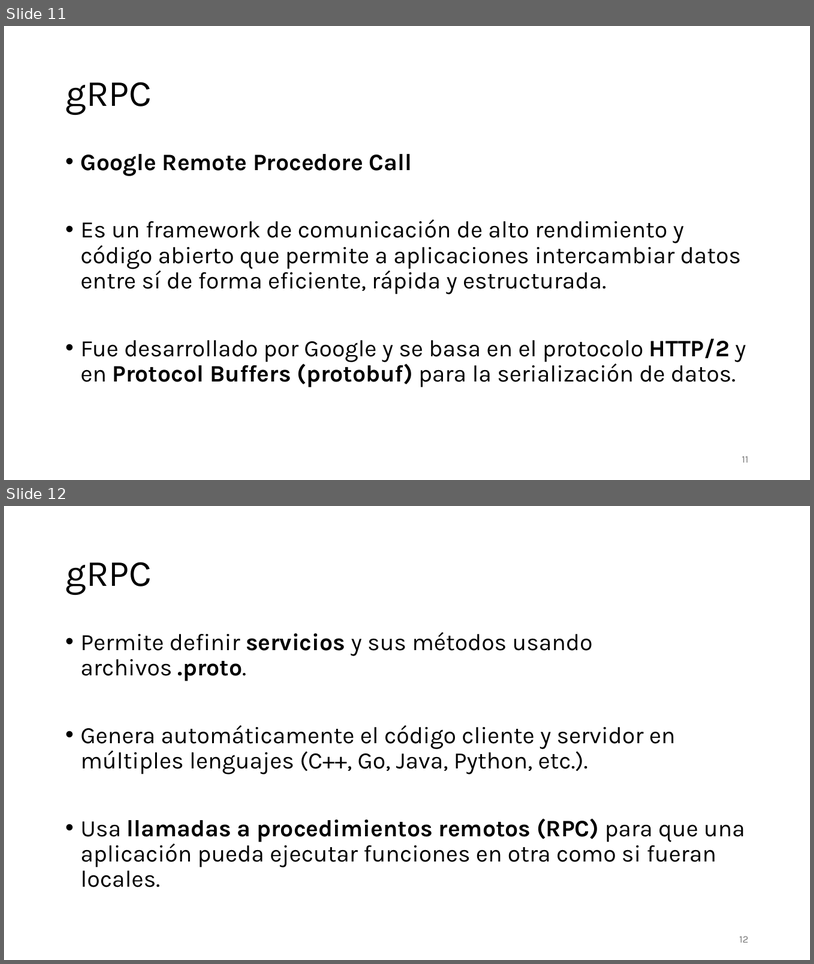
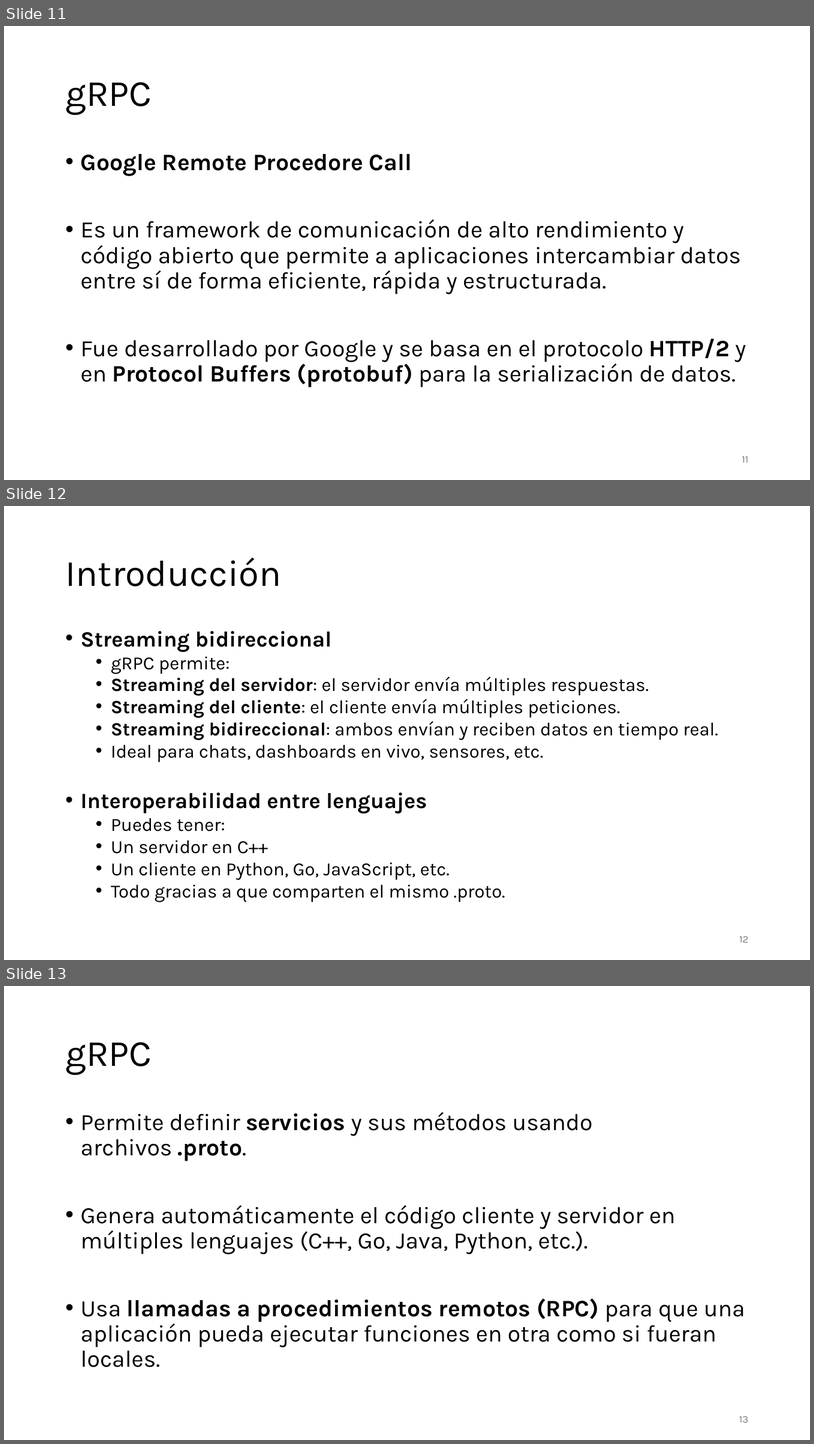
Before and after one commit to aldebarran22/CURSO_CPP_SERVICIOS_30H, a slide deck: doc/3_Comunicacion_microservicios_C++.pptx. Shown one above the other, each under a label of ours: slides 11 and 12 before the commit, slides 11, 12 and 13 after it. The pictures are 814x964 and 814x1444 pixels, drawn with LibreOffice and Linux fonts; fonts in the diff are those of the drawing. Boxes give left, top, right and bottom in pixels: in the first picture for what was removed or moved away, otherwise in the second. Text is boxed around its words. In the diff, an @@ line names an element or a change of style, - is before the commit and + after.

```diff
--- a/doc/3_Comunicacion_microservicios_C++.pptx
+++ b/doc/3_Comunicacion_microservicios_C++.pptx
@@ slide 12 added at (4,506,810,960), background #FFFFFF @@
@@ title added at (65,558,281,586), 44 pt, text #000000 @@
+Introducción
@@ text added at (81,631,719,901), 22.2 pt, text #000000 @@
+• Streaming bidireccional
+  • gRPC permite:
+  • Streaming del servidor: el servidor envía múltiples respuestas.
+  • Streaming del cliente: el cliente envía múltiples peticiones.
+  • Streaming bidireccional: ambos envían y reciben datos en tiempo real.
+  • Ideal para chats, dashboards en vivo, sensores, etc.
+• Interoperabilidad entre lenguajes
+  • Puedes tener:
+  • Un servidor en C++
+  • Un cliente en Python, Go, JavaScript, etc.
+  • Todo gracias a que comparten el mismo .proto.
@@ page number added at (740,936,749,942), 12 pt, text #797979 @@
+12
@@ what was slide 12 is now slide 13 @@
@@ page number at (740,1416,749,1422): text changed @@
-12
+13
```
Also in this commit, not shown: 14 other files.
